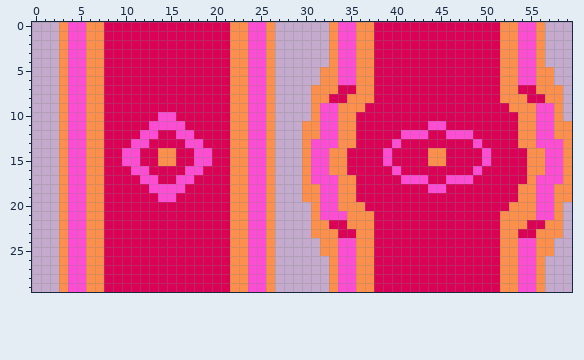
One commit to this pixel-art sprite: data/carpet1.png. Above: the version before the commit.
The file is 60x30 pixels.
Once edited:
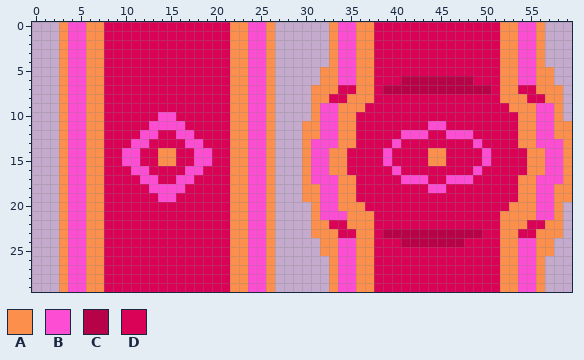
Palette (. is transparent): A #fd8f4d  B #fd4dd3  C #b80248  D #da0256
Author's note on the commit: Ajout de cart et ajout ombre sur carpet1
What changed:
Changed rows in their new state; - is an unchanged pixel.
first column x 39:
 6 --CCCCCCCC--
 7 CCCCCCCCCCCC
first column x 54:
17 A
first column x 39:
23 CCCCCCCCCCC
24 --CCCCCCC--
Changed places in both pictures, as pixel boxes (x1, y1, x2, y2):
changed: (383, 76, 491, 94)
changed: (518, 175, 527, 184)
changed: (383, 229, 482, 247)
